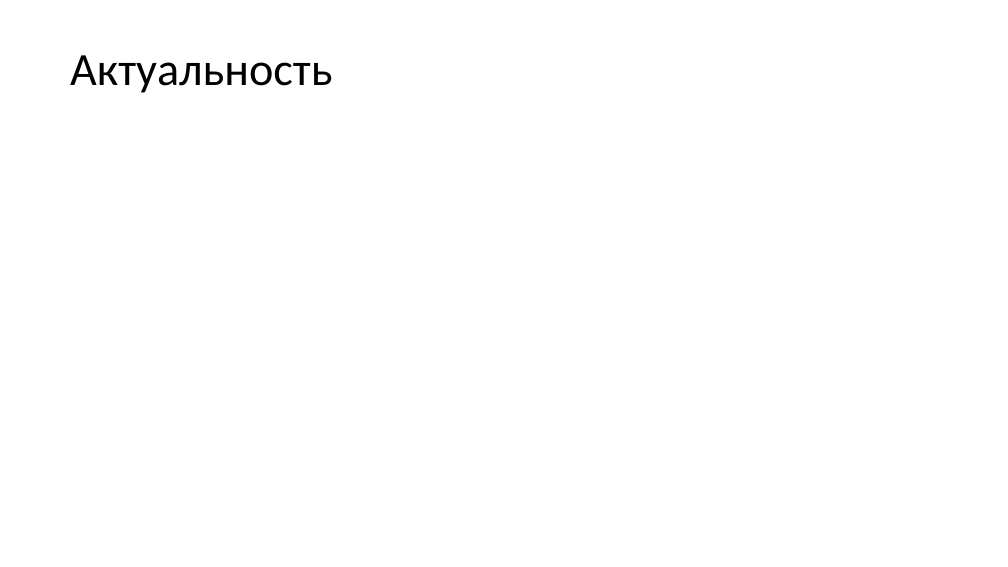
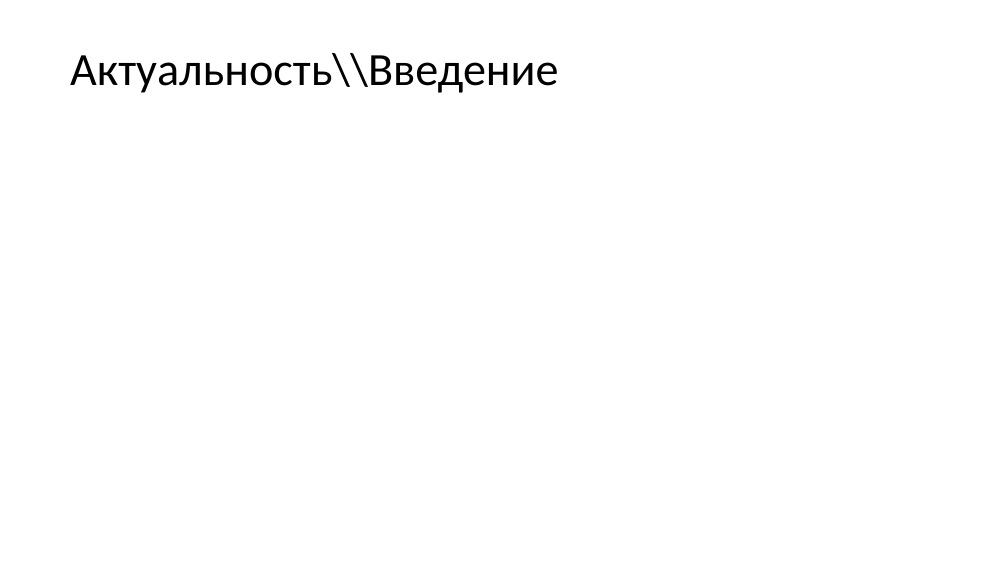
Before and after one commit to Kirmark/bachelor-qualification-work, a slide deck: slide 2 of presentation/presentation.pptx. Drawn at 1008x567 pixels with LibreOffice and Linux fonts; fonts in the diff are those of the drawing. Boxes give left, top, right and bottom in pixels: in the first picture for what was removed or moved away, otherwise in the second. Text is boxed around its words. In the diff, an @@ line names an element or a change of style, - is before the commit and + after.

```diff
--- a/presentation/presentation.pptx
+++ b/presentation/presentation.pptx
@@ title at (70,53,558,93): text changed @@
-Актуальность
+Актуальность\\Введение
```
Also in this commit, not shown: 6 other slides changed, 4 slides added, 2 slides removed, 31 other files.
